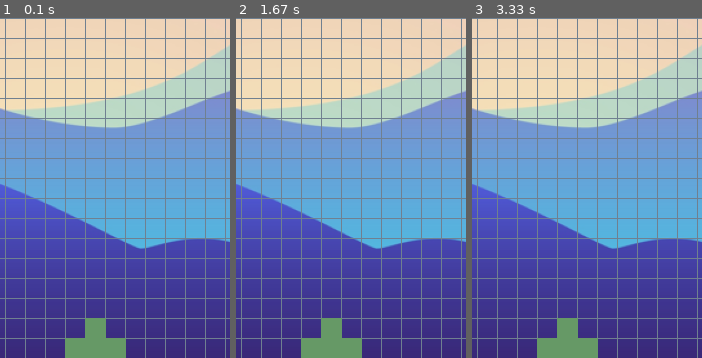
Above: before the commit, frames 1-3 (left to right).
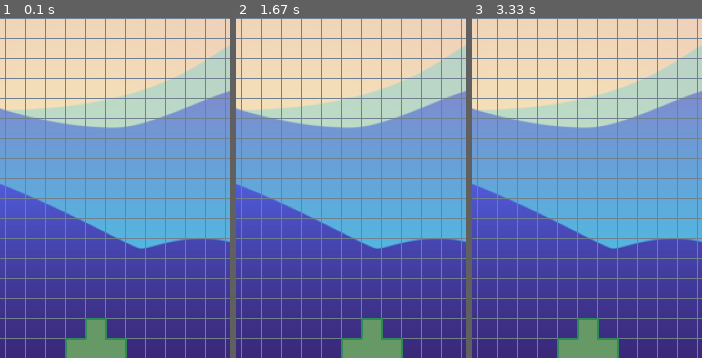
Above: after the commit, the same moments.

Repository: infProgram/inf371_spring2022-Pieces-Ho
Game: pygame game, started from peronalProject/bubbleDefense.py
Two runs of this game, one before a commit and one after it. Both use one fixed random seed, a clock stepped at 60 frames per second and the inputs below.
Inputs:
- Up to frame 1 (0.1 s): no input
- Up to frame 2 (1.67 s): hold D 0.33-0.8 s; hold W 0.83-1.13 s; hold D 1.17-1.63 s
- Up to frame 3 (3.33 s): hold A 1.67-2.2 s; hold A 2.23-2.63 s; hold D from 3.07 s (still down)
The pictures show only the part of the screen within x 29-79%, y 50-100%; the shares and areas given below are measured in that part.

The runs differ from the first frame. In frame 1, 0.4% of the frame differs, in the area x 28-56%, y 88-100%; in frame 2, 3.3%, in the area x 28-73%, y 88-100%; in frame 3, 2.2%.

Commit message:
It can move by mouse and not out window

Diff:
--- a/peronalProject/bubbleDefense.py
+++ b/peronalProject/bubbleDefense.py
@@ -3,18 +3,26 @@
 # launcher class
 class launcher():
     def __init__(self) -> None:
-
-        self.speedx = self.speedy = 20
+        self.speed = 20
         self.x = 200
         self.y = 660
         self.points = [(self.x,self.y),(self.x+20,self.y),(self.x+20,self.y-20),(self.x+40,self.y-20),(self.x+40,self.y),(self.x+60,self.y),(self.x+60,self.y+20),(self.x,self.y+20)]
         self.tank = pygame.draw.polygon(screen, (102,153,102),self.points)
-        # self.tankFrame = pygame.draw.circle(screen, (0,0,0), self.points, width=5)
+        self.tankFrame = pygame.draw.polygon(screen, (46,139,87), self.points, width=2)
 
     def draw(self):
-        pass
-    def move(self):
-        pass
+        self.tank = pygame.draw.polygon(screen, (102,153,102),self.points)
+        self.tankFrame = pygame.draw.polygon(screen, (46,139,87), self.points, width=2)
+    def move(self,key):
+        if key == 'W': pass
+        if key == 'A': self.x = self.x - self.speed
+        if key == 'D': self.x = self.x + self.speed
+        print("x: ",self.x, ",y: ",self.y)
+
+        if self.x <= 0 :  self.x = 0
+        if self.x >= width-60: self.x = width-60
+        self.points = [(self.x,self.y),(self.x+20,self.y),(self.x+20,self.y-20),(self.x+40,self.y-20),(self.x+40,self.y),(self.x+60,self.y),(self.x+60,self.y+20),(self.x,self.y+20)]
+
 
 
 
@@ -24,16 +32,22 @@
 screen = pygame.display.set_mode(size)
 pygame.display.set_caption('Bubble Defense') #  主窗口标题（Title）
 backgroundPic = pygame.image.load("bgPic.png")
+mylancher = launcher()
 
 isRunning = True
 while isRunning:
   for event in pygame.event.get():
     if (event.type == pygame.KEYDOWN and event.key == pygame.K_ESCAPE) or event.type == pygame.QUIT: sys.exit()
+    if event.type == pygame.KEYDOWN:
+        keyPressed =  pygame.key.get_pressed()
+        if keyPressed[pygame.K_w]: mylancher.move('W')
+        if keyPressed[pygame.K_a]: mylancher.move('A')
+        if keyPressed[pygame.K_d]: mylancher.move('D')
   screen.blit(backgroundPic,(0,0))
-
   for i in range(20,441,20): pygame.draw.line(screen,(112,128,144),[i,0],[i,680],1) # Draw xy lines
   for i in range(20,681,20): pygame.draw.line(screen,(112,128,144),[0,i],[460,i],1)
-  lanch = launcher()
 
-  time.sleep(0.007)
+  mylancher.draw()
+
+  time.sleep(0.01)
   pygame.display.flip()  # 刷新整个界面显示
